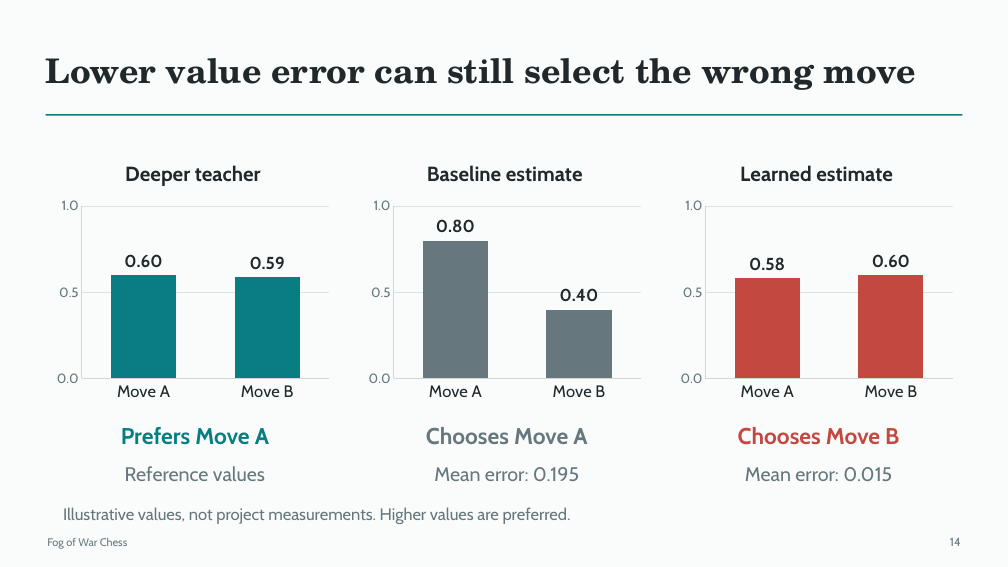
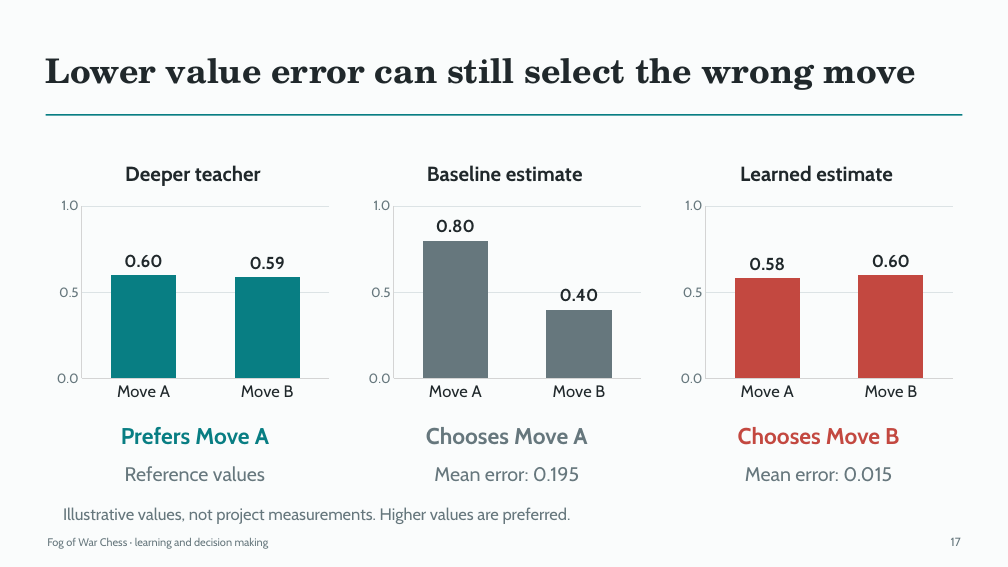
Before and after one commit to Mr-Teal/CS5446_project, a slide deck: slide 17 of docs/drafts/presentation-draft.pptx (slide 14 before the commit). Drawn at 1008x567 pixels with LibreOffice and Linux fonts; fonts in the diff are those of the drawing. Boxes give left, top, right and bottom in pixels: in the first picture for what was removed or moved away, otherwise in the second. Text is boxed around its words. In the diff, an @@ line names an element or a change of style, - is before the commit and + after.

```diff
--- a/docs/drafts/presentation-draft.pptx
+++ b/docs/drafts/presentation-draft.pptx
@@ text at [47,538,269,549]: text changed @@
-Fog of War Chess
+Fog of War Chess · learning and decision making
@@ text at [951,537,961,546]: text changed @@
-14
+17
```
Also in this commit, not shown: 10 other slides changed, 3 slides added, 3 other files.
